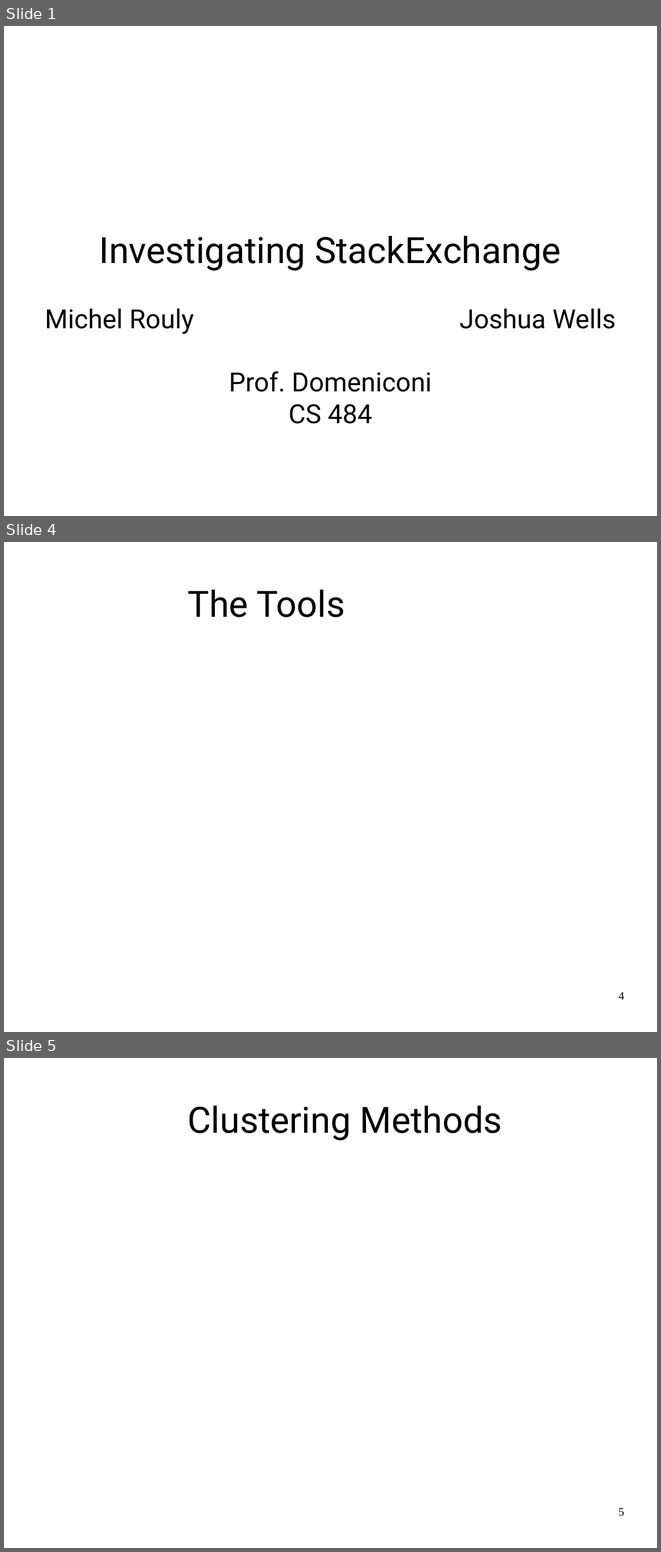
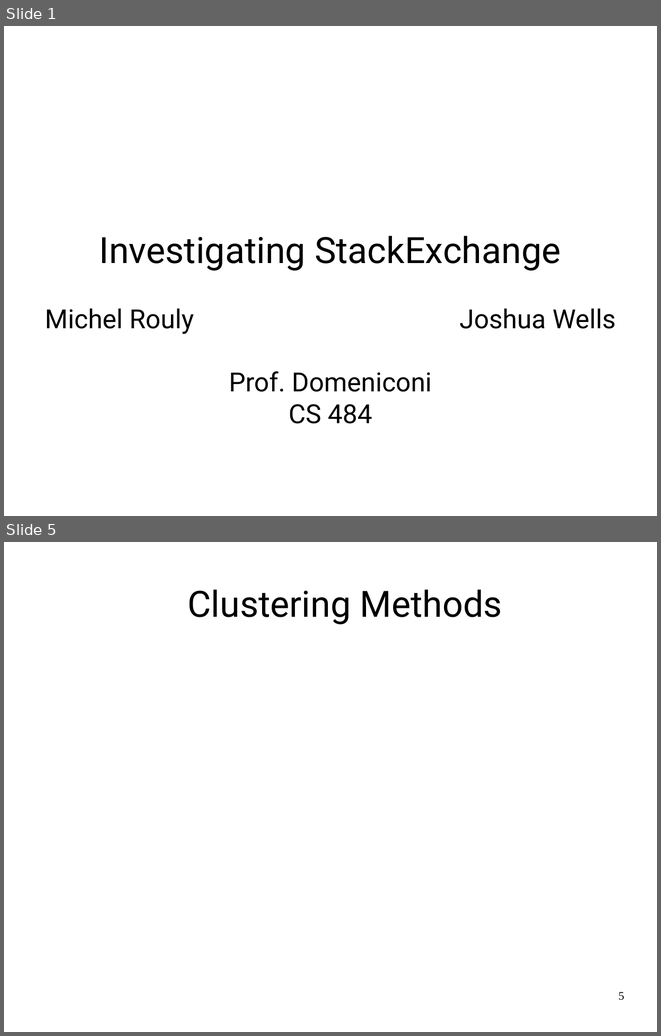
Before and after one commit to jrouly/stackmining, a slide deck: presentation/rouly_wells_presentation.odp. Shown one above the other, each under a label of ours: slides 1, 4 and 5 before the commit, slides 1 and 5 after it; the slides between them are not shown. The pictures are 661x1552 and 661x1036 pixels, drawn with LibreOffice and Linux fonts; fonts in the diff are those of the drawing; background and template pictures are left out. Boxes give left, top, right and bottom in pixels: in the first picture for what was removed or moved away, otherwise in the second. Text is boxed around its words. In the diff, an @@ line names an element or a change of style, - is before the commit and + after.

```diff
--- a/presentation/rouly_wells_presentation.odp
+++ b/presentation/rouly_wells_presentation.odp
@@ slide 4 removed at <box>4,542,657,1032</box>, background #FFFFFF @@
@@ title removed at <box>187,589,345,617</box> @@
-The Tools
@@ page number removed at <box>618,991,624,999</box> @@
-4
```
Also in this commit, not shown: 2 slides changed, 1 slide added.
